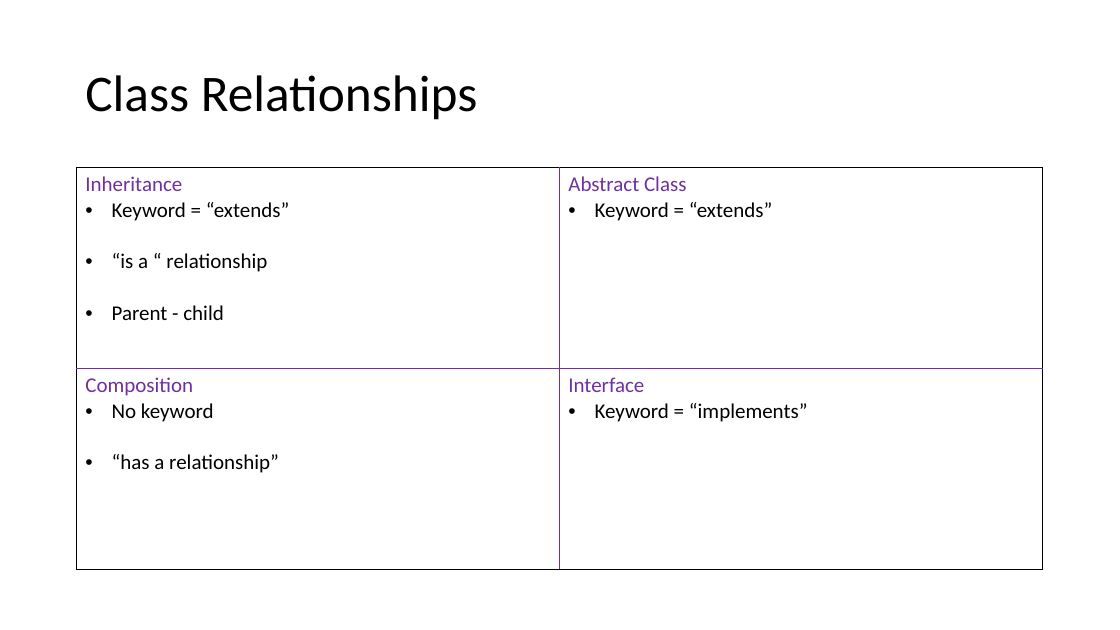
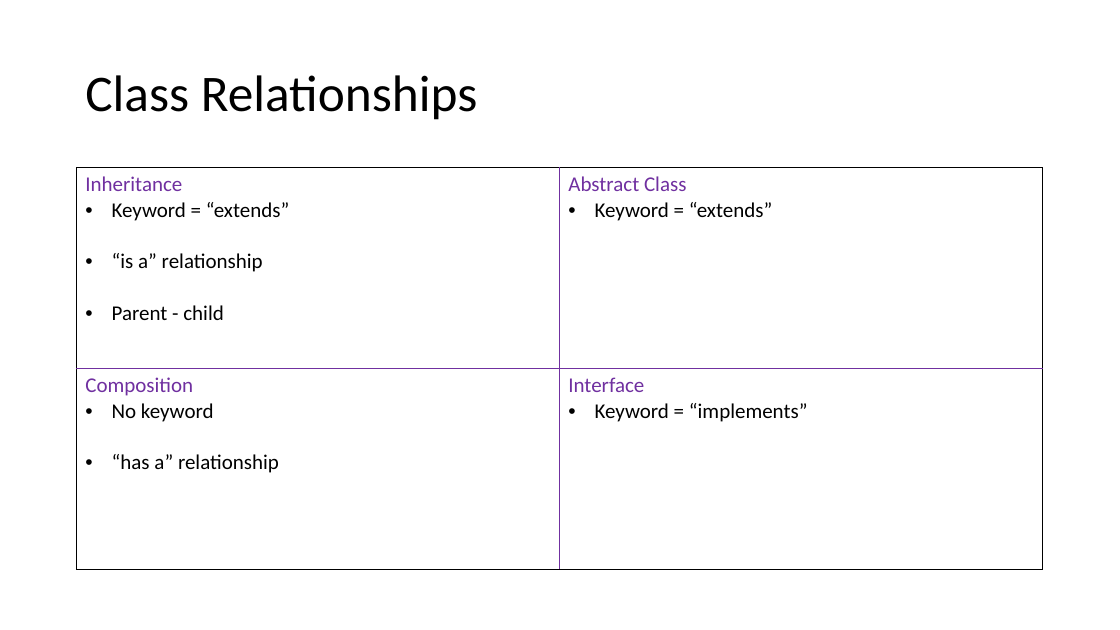
Before and after one commit to mcjavabootcamp/CourseWiki, a slide deck: slide 12 of TeachingMaterials/Object Oriented Programming.pptx. Drawn at 1120x630 pixels with LibreOffice and Linux fonts; fonts in the diff are those of the drawing. Boxes give left, top, right and bottom in pixels: in the first picture for what was removed or moved away, otherwise in the second. Text is boxed around its words. In the diff, an @@ line names an element or a change of style, - is before the commit and + after.

Commit message:
edited oop ppt

```diff
--- a/TeachingMaterials/Object Oriented Programming.pptx
+++ b/TeachingMaterials/Object Oriented Programming.pptx
@@ table at [77, 168, 1044, 571] @@
-row 1, column 1: Inheritance / Keyword = “extends” / “is a “ relationship / Parent - child
+row 1, column 1: Inheritance / Keyword = “extends” / “is a” relationship / Parent - child
-row 2, column 1: Composition / No keyword / “has a relationship”
+row 2, column 1: Composition / No keyword / “has a” relationship
```
Also in this commit, not shown: 5 other slides changed, 5 slides added, 2 slides removed.
